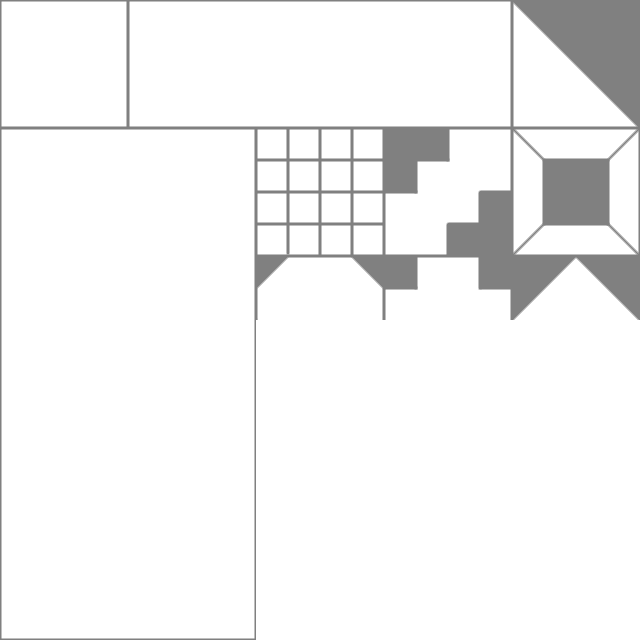
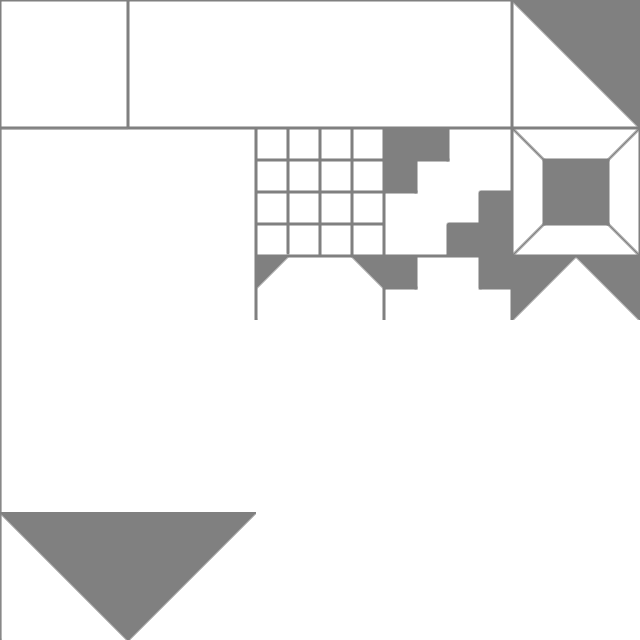
Two versions of the same layered image (640x640). Layer-by-layer changes:
painted on "White_Space.png" over [0, 128, 256, 640]
